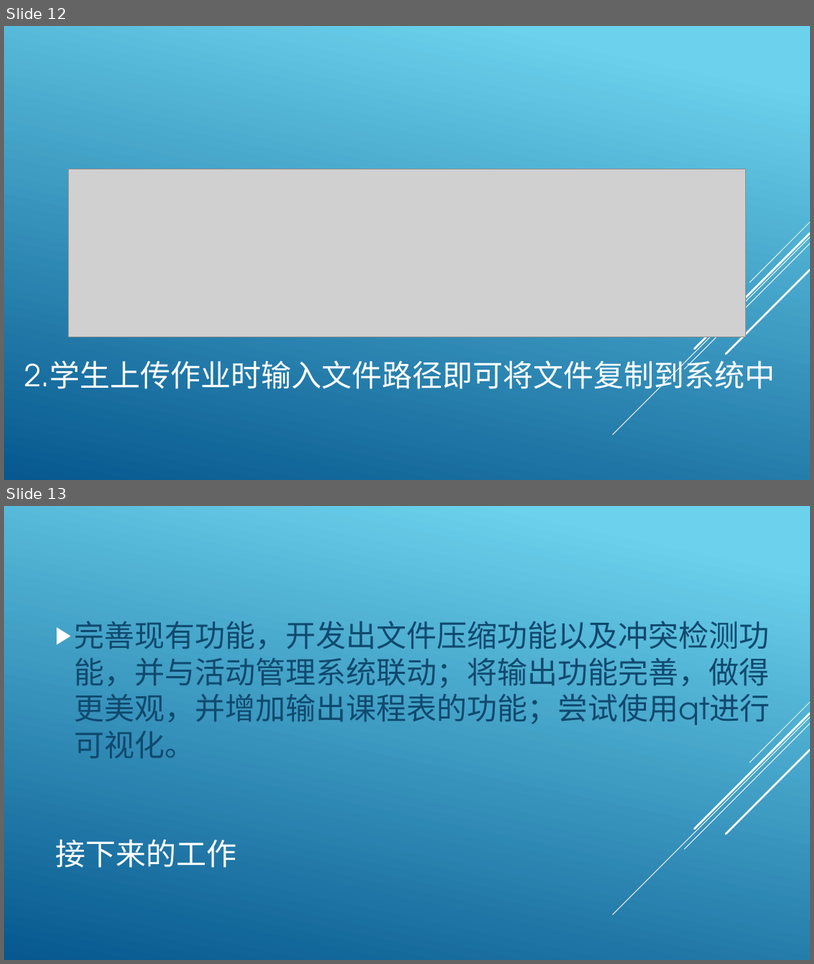
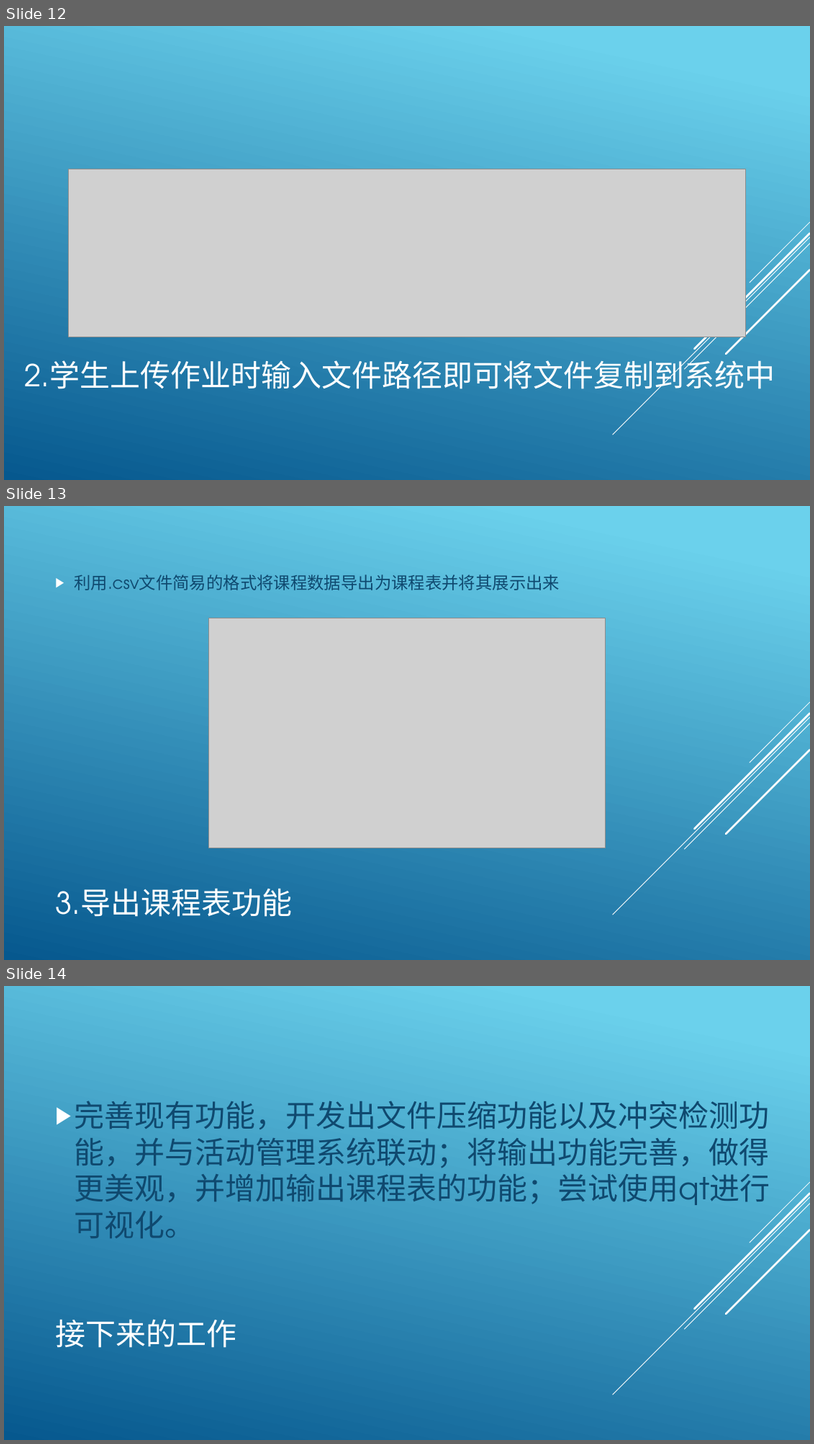
Before and after one commit to archester-250/Course_Auxiliary_System, a slide deck: report/Mid-term check.pptx. Shown one above the other, each under a label of ours: slides 12 and 13 before the commit, slides 12, 13 and 14 after it. The pictures are 814x964 and 814x1444 pixels, drawn with LibreOffice and Linux fonts; fonts in the diff are those of the drawing; grey boxes stand for pictures. Boxes give left, top, right and bottom in pixels: in the first picture for what was removed or moved away, otherwise in the second. Text is boxed around its words. In the diff, an @@ line names an element or a change of style, - is before the commit and + after.

```diff
--- a/report/Mid-term check.pptx
+++ b/report/Mid-term check.pptx
@@ slide 13 added at box(4, 506, 810, 960), background gradient #6ED2EB to #06588E; not listed: 5 template elements that a slide beside it also shows @@
@@ text added at box(75, 574, 561, 590), 20 pt, text #0F496F @@
+▶ 利用.csv文件简易的格式将课程数据导出为课程表并将其展示出来
@@ picture added at box(209, 618, 606, 848) @@
@@ title added at box(55, 888, 292, 916), 36 pt, text #FFFFFF @@
+3.导出课程表功能
@@ what was slide 13 is now slide 14 @@
```
Also in this commit, not shown: 1 slide changed, 5 other slides added, 1 slide removed, 1 other file.
